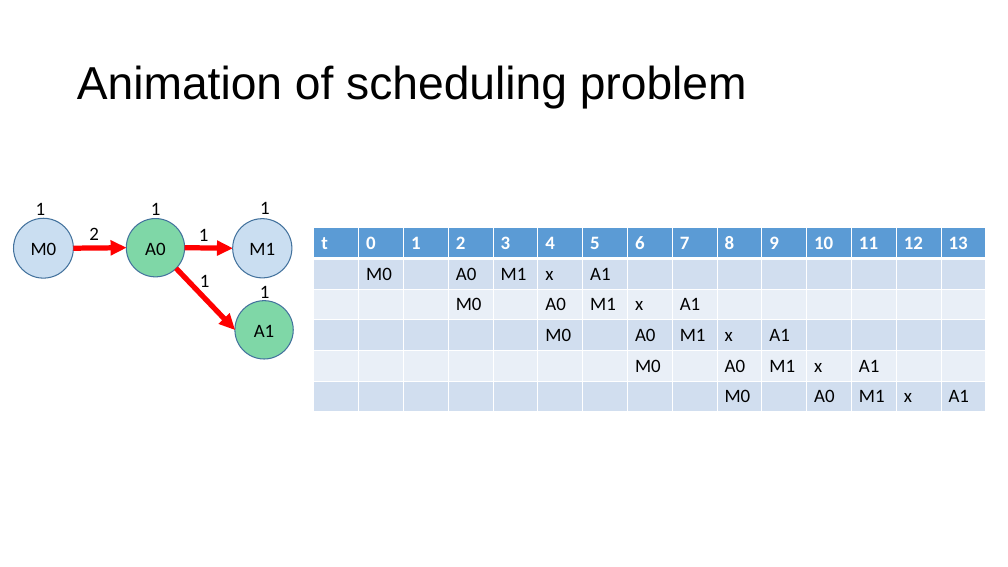
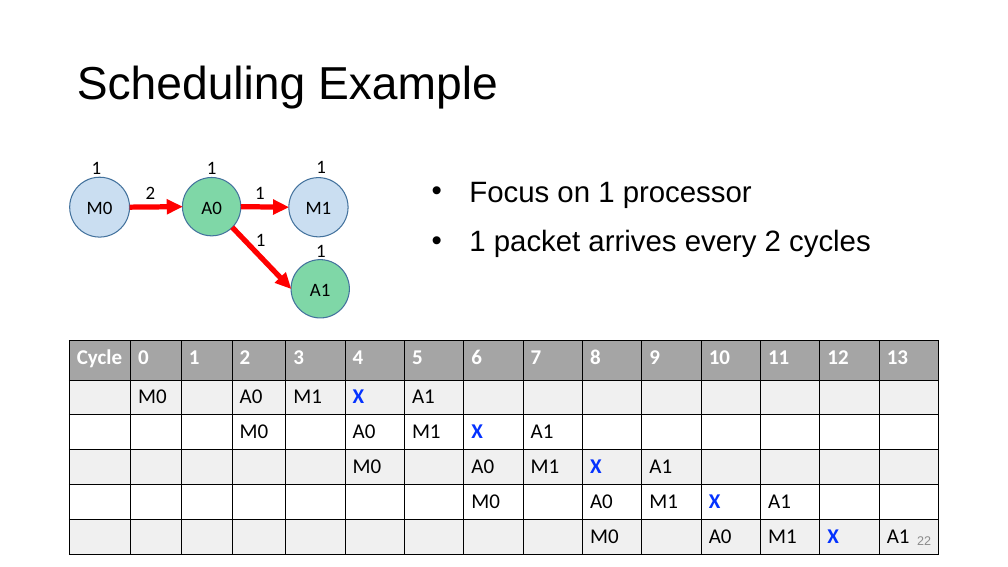
Before and after one commit to anirudhSK/drmt_talk, a slide deck: slide 22 of drmt.pptx (slide 25 before the commit). Drawn at 1008x567 pixels with LibreOffice and Linux fonts; fonts in the diff are those of the drawing. Boxes give left, top, right and bottom in pixels: in the first picture for what was removed or moved away, otherwise in the second. Text is boxed around its words. In the diff, an @@ line names an element or a change of style, - is before the commit and + after.

```diff
--- a/drmt.pptx
+++ b/drmt.pptx
@@ title at <box>77,65,498,109</box>: text changed @@
-Animation of scheduling problem
+Scheduling Example
@@ text "1": place and size @@
-text "1" at <box>260,202,270,220</box>
+text "1" at <box>255,187,265,205</box>
@@ text "1": place and size @@
-text "1" at <box>200,274,210,293</box>
+text "1" at <box>316,161,326,179</box>
@@ 4 texts, 4 ellipses, 3 arrows: place and size @@
-4 texts, 4 ellipses, 3 arrows at <box>14,202,293,359</box>
+4 texts, 4 ellipses, 3 arrows at <box>70,161,349,318</box>
@@ text added at <box>469,181,871,257</box>, 28 pt, text #000000 @@
+  • Focus on 1 processor
+  • 1 packet arrives every 2 cycles
@@ text "1": place and size @@
-text "1" at <box>199,228,209,246</box>
+text "1" at <box>256,233,266,252</box>
@@ table at <box>70,341,943,554</box> @@
-row 1, column 1: t
+row 1, column 1: Cycle
-row 2, column 6: x
+row 2, column 6: X
-row 3, column 8: x
+row 3, column 8: X
-row 4, column 10: x
+row 4, column 10: X
-row 5, column 12: x
+row 5, column 12: X
-row 6, column 14: x
+row 6, column 14: X
@@ fill #5B9BD5 to #A5A5A5 in row 1 @@
@@ fill #D2DEEF to #F0F0F0 in 45 cells @@
@@ fill #EAEFF7 to #FFFFFF in 30 cells @@
@@ size 18 to 20 pt in "0", "1", "2", "3" and 30 more places @@
@@ borders changed @@
@@ table: place and size @@
-table at <box>314,228,983,411</box>
+table at <box>70,341,943,554</box>
@@ page number added at <box>917,536,931,545</box>, 12 pt, text #8C8C8C @@
+22
```
Also in this commit, not shown: 19 other slides changed, 6 slides added, 13 slides removed, 2 other files.
